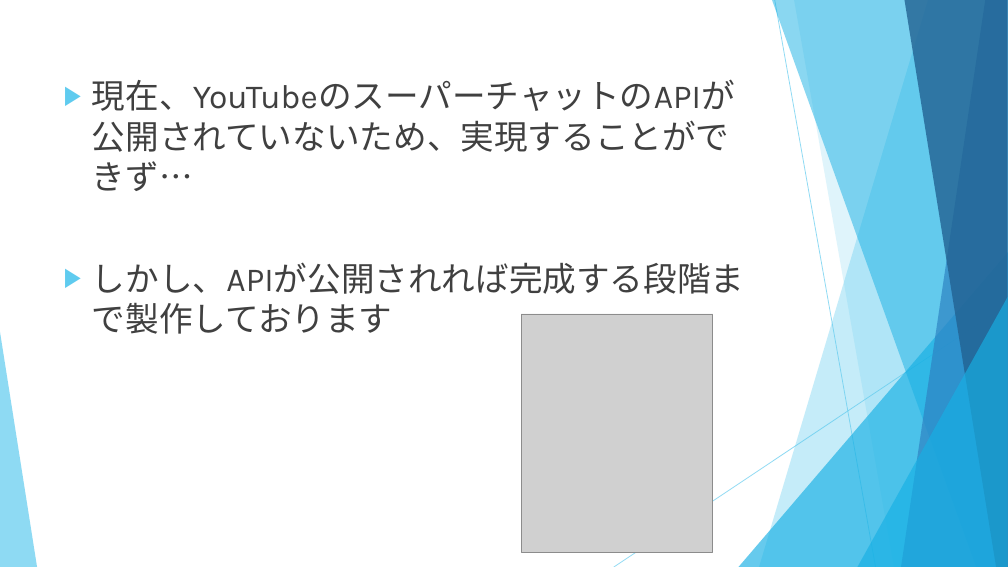
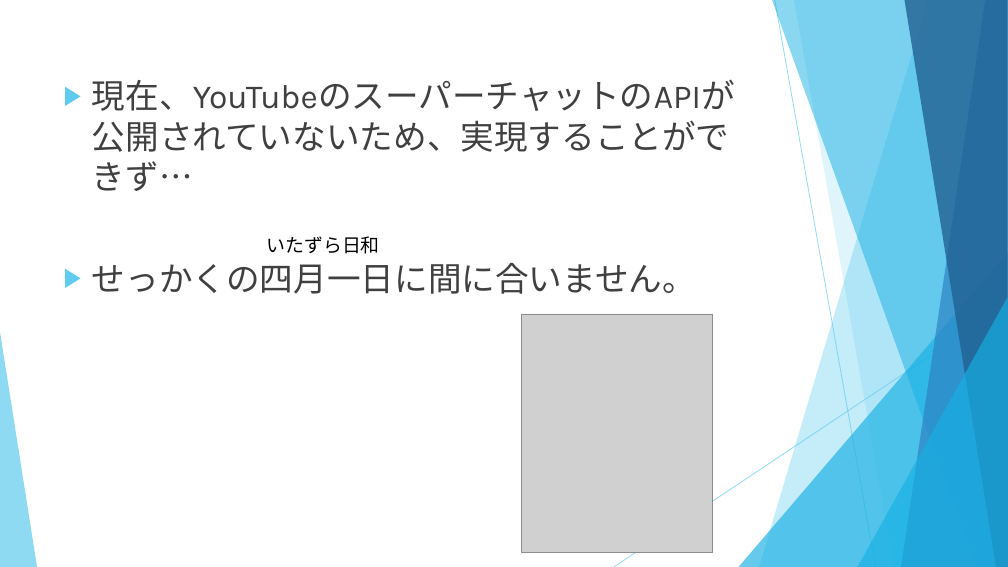
Before and after one commit to u-sho/nagesen, a slide deck: slide 7 of nagesen-presentation.pptx. Drawn at 1008x567 pixels with LibreOffice and Linux fonts; fonts in the diff are those of the drawing; grey boxes stand for pictures. Boxes give left, top, right and bottom in pixels: in the first picture for what was removed or moved away, otherwise in the second. Text is boxed around its words. In the diff, an @@ line names an element or a change of style, - is before the commit and + after.

Commit message:
updated presentation

```diff
--- a/nagesen-presentation.pptx
+++ b/nagesen-presentation.pptx
@@ text added at (266, 236, 379, 254), 18 pt, text #000000 @@
+いたずら日和
@@ text at (92, 263, 696, 294): text changed @@
-▶ しかし、APIが公開されれば完成する段階まで製作しております
+▶ せっかくの四月一日に間に合いません。
```
